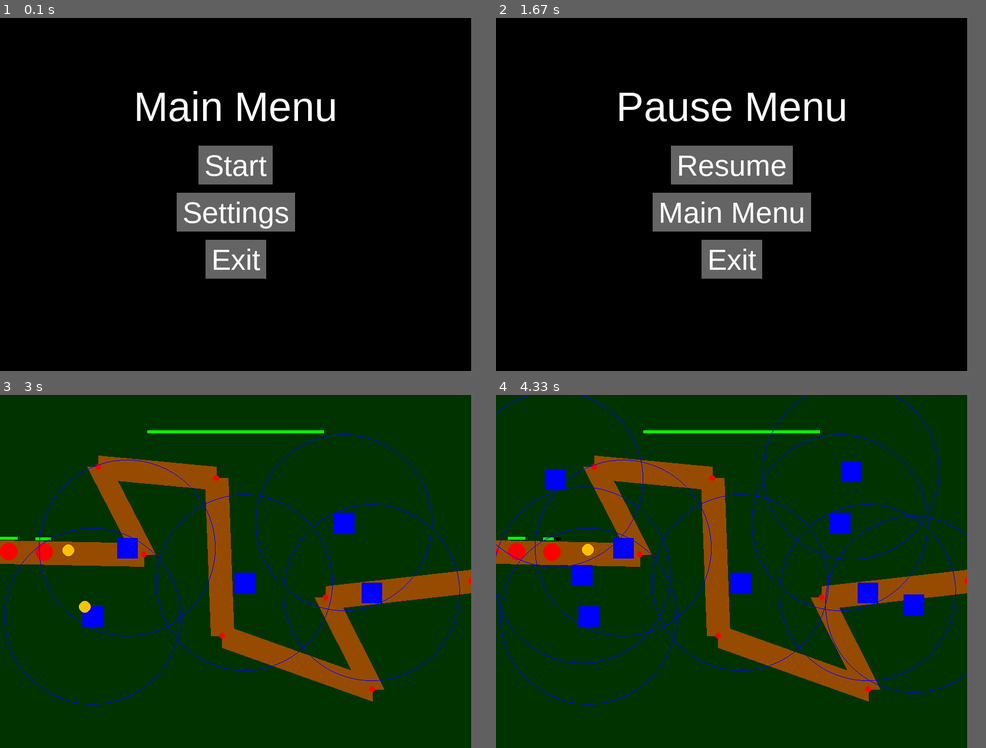
Above: before the commit, frames 1-4 (two rows, left to right).
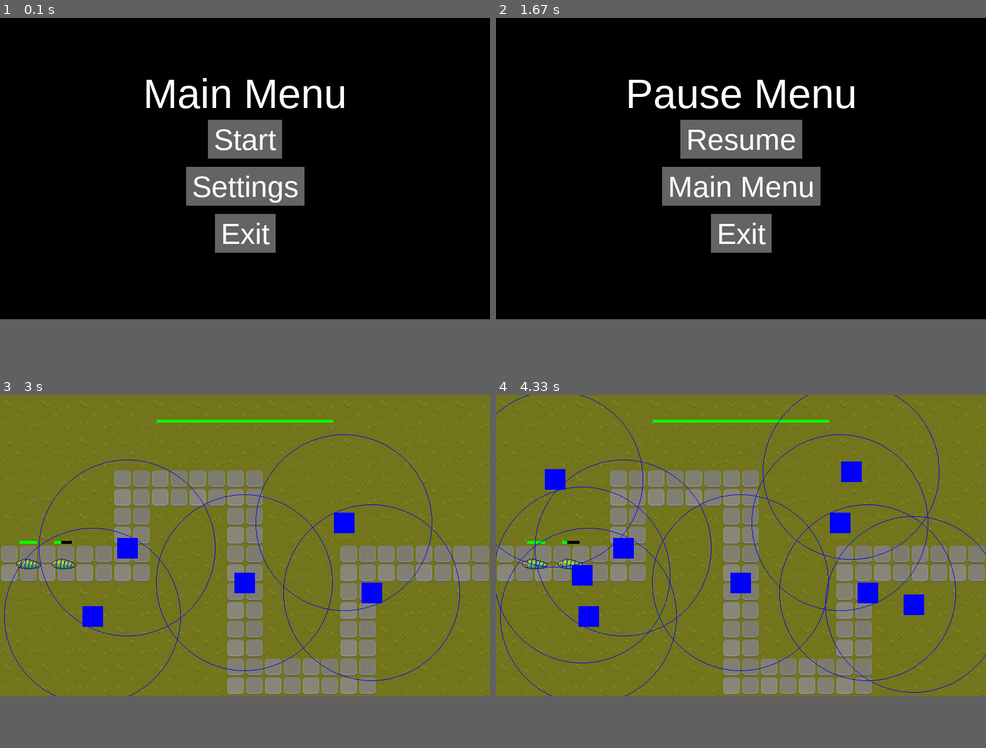
Above: after the commit, the same moments.

Repository: Major9621/PyGame_Tower-Defense
Game: pygame game, started from main.py
The game is run twice, just before and just after one commit, with the same random seed, the same clock (stepped at 60 frames per second) and the same inputs.
Inputs (mouse positions are in pixels of both pictures, inside the frame that each line leads up to):
- Up to frame 1 (0.1 s): no input
- Up to frame 2 (1.67 s): click "Start" at 0.38 s; click (623, 169) at 0.72 s; click (589, 240) at 1.05 s; tap Esc at 1.33 s
- Up to frame 3 (3 s): click "Resume" at 1.72 s; click (245, 582) at 2.05 s; click (372, 592) at 2.38 s; click (343, 522) at 2.72 s
- Up to frame 4 (4.33 s): click (554, 479) at 3.05 s; click (584, 575) at 3.38 s; click (912, 603) at 3.72 s; click (848, 472) at 4.05 s
In our replay, the window is 800x600 before the commit and 832x512 after it. These sizes can differ from the game's own. Grey fills any space a smaller window leaves; there, only what the larger window draws over its background counts as a difference.

The runs differ from the first frame. In frame 1, 8.1% of the frame differs, in the area x 27-71%, y 17-74%; in frame 2, 10%; in frame 3, 80%, in the area x 0-100%, y 0-88%; in frame 4, 79%.

Commit message:
added visuals

Diff:
--- a/core/bullet.py
+++ b/core/bullet.py
@@ -17,7 +17,7 @@
         self.rect.center = self.pos
 
         #Remove itself after 5 seconds
-        if(pygame.time.get_ticks() - self.spawnTime >= 5000):
+        if pygame.time.get_ticks() - self.spawnTime >= 5000:
             bullets.remove(self)
 
     def draw(self, surface):
--- a/core/constants.py
+++ b/core/constants.py
@@ -1,3 +1,5 @@
+import pygame
+
 # Colors
 BLACK = (0, 0, 0)
 WHITE = (255, 255, 255)
@@ -12,12 +14,42 @@
 PURPLE = (102, 0, 51)
 
 # Screen dimensions
-SCREEN_WIDTH = 800
-SCREEN_HEIGHT = 600
+SCREEN_WIDTH = 832
+SCREEN_HEIGHT = 512
 
 # Game settings
 FPS = 60
 PATH_WIDTH = 40
 
+TILE_SIZE = 32
+TILESET_PATH = "assets/map/tile_map_textures.png"
+
+def load_tiles_from_tileset(path, tile_size):
+    tileset = pygame.image.load(path).convert_alpha()
+    print("Tileset loaded:", tileset.get_size())
+    tiles = []
+    tileset_width, tileset_height = tileset.get_size()
+
+    for y in range(0, tileset_height, tile_size):
+        row = []
+        for x in range(0, tileset_width, tile_size):
+            rect = pygame.Rect(x, y, tile_size, tile_size)
+            tile = tileset.subsurface(rect)
+            scaled_tile = pygame.transform.scale2x(tile)
+            row.append(scaled_tile)
+        tiles.append(row)
+    return tiles
+
+
+TILE_TYPES = {}
+
+def init_tile_types(path):
+    global TILE_TYPES
+    tiles = load_tiles_from_tileset(path, TILE_SIZE)
+    TILE_TYPES = {
+        'G': tiles[3][1],
+        'P': tiles[4][0],
+    }
+
 # Enemy settings
-ENEMY_RADIUS = 15
+ENEMY_RADIUS = 30
--- /dev/null
+++ b/core/direction.py
@@ -0,0 +1,7 @@
+from enum import Enum
+
+class Direction(Enum):
+    UP = 0
+    DOWN = 1
+    LEFT = 2
+    RIGHT = 3
--- a/core/enemy.py
+++ b/core/enemy.py
@@ -1,43 +1,101 @@
 import pygame
 import math
-from .constants import RED, GREEN, BLACK, ENEMY_RADIUS
+from .constants import RED, GREEN, BLACK, ENEMY_RADIUS, TILE_SIZE
+from .direction import Direction
 
 class Enemy(pygame.sprite.Sprite):
-    def __init__(self, path):
+    def __init__(self, path, walk_type=None, death_type=None):
         super().__init__()
         self.path = path
         self.path_index = 0
-        self.progress = 0  # Progress along current path segment (0-1)
+        self.progress = 0
         self.speed = 1.0
         self.health = 100
         self.max_health = 100
-        self.position = path[0]
-        self.radius = ENEMY_RADIUS
         self.reached_end = False
         self.value = 10
-        self.color = RED
-        self.image = pygame.Surface((ENEMY_RADIUS, ENEMY_RADIUS))
-        self.rect = self.image.get_rect(center=(self.position[0], self.position[1]))
+        self.direction = Direction.RIGHT
+
+        # Load sprite sheet
+        self.sprite_sheet = pygame.image.load("assets/enemies/Leafbug.png").convert_alpha()
+        self.frame_width = self.sprite_sheet.get_width() // 8
+        self.frame_height = self.sprite_sheet.get_height() // 9
+        self.animation_timer = 0
+        self.animation_speed = 0.15
+        self.frame_index = 0
+        self.state = "walk"
+
+        self.frames = {
+            "walk":{
+                Direction.DOWN: self.load_frames(row=3, count=8),
+                Direction.UP: self.load_frames(row=4, count=8),
+                Direction.LEFT: self.load_frames(row=5, count=8),
+                Direction.RIGHT: self.load_frames(row=5, count=8),
+            },
+            "die":{
+                Direction.DOWN: self.load_frames(row=6, count=8),
+                Direction.UP: self.load_frames(row=7, count=8),
+                Direction.LEFT: self.load_frames(row=8, count=8),
+                Direction.RIGHT: self.load_frames(row=8, count=8),
+            }
+        }
+
+        self.image = self.frames[self.state][self.direction][0]
+        self.rect = self.image.get_rect(center=self.tile_to_pixel(path[0]))
+        self.position = self.rect.center
+
+    def load_frames(self, row, count):
+        frames = []
+        for i in range(count):
+            frame = self.sprite_sheet.subsurface(
+                pygame.Rect(
+                    i * self.frame_width,
+                    row * self.frame_height,
+                    self.frame_width,
+                    self.frame_height
+                )
+            )
+            frames.append(pygame.transform.scale(frame, (ENEMY_RADIUS * 2, ENEMY_RADIUS * 2)))
+        return frames
+
+
+    def tile_to_pixel(self, tile_pos):
+        return (
+            tile_pos[0] * TILE_SIZE * 2 + TILE_SIZE,
+            tile_pos[1] * TILE_SIZE * 2 + TILE_SIZE
+        )
 
     def update(self):
-        if self.reached_end or self.path_index >= len(self.path) - 1:
+        self.animate()
+
+        if self.state == "die":
+            if self.frame_index >= len(self.frames["die"]) - 1:
+                self.kill()
+            return
+
+        if self.reached_end or self.health <= 0:
+            return
+
+        if self.path_index >= len(self.path) - 1:
             self.reached_end = True
             return
 
-        # Get current and next path points
-        start = self.path[self.path_index]
-        end = self.path[self.path_index + 1]
+        start = self.tile_to_pixel(self.path[self.path_index])
+        end = self.tile_to_pixel(self.path[self.path_index + 1])
 
-        # Calculate distance between points
         dx = end[0] - start[0]
         dy = end[1] - start[1]
-        distance = math.sqrt(dx**2 + dy**2)
 
-        # Move along the path
+        if abs(dx) > abs(dy):
+            self.direction = Direction.RIGHT if dx > 0 else Direction.LEFT
+        else:
+            self.direction = Direction.DOWN if dy > 0 else Direction.UP
+
+        distance = math.sqrt(dx ** 2 + dy ** 2)
+
         move_amount = self.speed / distance
         self.progress += move_amount
 
-        # Update position
         self.position = (
             start[0] + dx * self.progress,
             start[1] + dy * self.progress
@@ -46,37 +104,51 @@
         self.rect.center = self.position
 
         if self.progress >= 1:
-            # Move to next segment
             self.progress = 0
             self.path_index += 1
             if self.path_index >= len(self.path) - 1:
                 self.reached_end = True
-                return
 
+    def animate(self):
+        self.animation_timer += self.animation_speed
+        current_frames = self.frames[self.state][self.direction]
 
+        if self.animation_timer >= 1:
+            self.animation_timer = 0
+            if self.state == "die":
+                if self.frame_index < len(current_frames) - 1:
+                    self.frame_index += 1
+            else:
+                self.frame_index = (self.frame_index + 1) % len(current_frames)
+
+        if self.direction == Direction.RIGHT:
+            self.image = pygame.transform.flip(current_frames[self.frame_index], True, False)
+        else:
+            self.image = current_frames[self.frame_index]
 
     def draw(self, surface):
-        # Draw enemy sprite (colored circle for now)
-        pygame.draw.circle(surface, self.color, (int(self.position[0]), int(self.position[1])), self.radius)
+        surface.blit(self.image, self.rect)
 
-        # Draw enemy healthbar
+        # Health bar
         bar_width = 30
         health_percent = self.health / self.max_health
         pygame.draw.rect(surface, BLACK,
-                        (self.position[0] - bar_width//2, self.position[1] - self.radius - 10,
-                        bar_width, 5))
+                         (self.position[0] - bar_width//2, self.position[1] - ENEMY_RADIUS - 10,
+                          bar_width, 5))
         pygame.draw.rect(surface, GREEN,
-                        (self.position[0] - bar_width//2, self.position[1] - self.radius - 10,
-                         int(bar_width * health_percent), 5))
+                         (self.position[0] - bar_width//2, self.position[1] - ENEMY_RADIUS - 10,
+                          int(bar_width * health_percent), 5))
 
     def take_damage(self, damage):
         self.health -= damage
-
-        if self.health <= 0:
+        if self.health <= 0 and self.state != "die":
             self.die()
 
     def die(self):
         self.health = 0
+        self.state = "die"
+        self.frame_index = 0
+        self.animation_timer = 0
 
     def isDead(self):
         return self.health <= 0
--- a/core/enemy_fast.py
+++ b/core/enemy_fast.py
@@ -1,6 +1,8 @@
 from core.enemy import Enemy
 from core.constants import PURPLE
 from pygame import Color
+import pygame
+from .direction import Direction
 
 class FastEnemy(Enemy):
     def __init__(self, path):
@@ -8,4 +10,19 @@
         self.speed = 2.0
         self.health = 50
         self.max_health = 50
-        self.color = Color("aqua")
+        self.sprite_sheet = pygame.image.load("assets/enemies/Scorpion.png").convert_alpha()
+
+        self.frames = {
+            "walk": {
+                Direction.DOWN: self.load_frames(row=3, count=8),
+                Direction.UP: self.load_frames(row=4, count=8),
+                Direction.LEFT: self.load_frames(row=5, count=8),
+                Direction.RIGHT: self.load_frames(row=5, count=8),
+            },
+            "die": {
+                Direction.DOWN: self.load_frames(row=6, count=8),
+                Direction.UP: self.load_frames(row=7, count=8),
+                Direction.LEFT: self.load_frames(row=8, count=8),
+                Direction.RIGHT: self.load_frames(row=8, count=8),
+            }
+        }
--- a/core/enemy_tank.py
+++ b/core/enemy_tank.py
@@ -1,5 +1,7 @@
 from core.enemy import Enemy
 from pygame import Color
+import pygame
+from .direction import Direction
 
 class TankEnemy(Enemy):
     def __init__(self, path):
@@ -7,4 +9,21 @@
         self.speed = 0.5
         self.health = 300
         self.max_health = 300
-        self.color = Color("darkslateblue")
+        self.sprite_sheet =  pygame.image.load("assets/enemies/Magmacrab.png").convert_alpha()
+        self.frame_width = self.sprite_sheet.get_width() // 10
+        self.frame_height = self.sprite_sheet.get_height() // 9
+
+        self.frames = {
+            "walk": {
+                Direction.DOWN: self.load_frames(row=3, count=8),
+                Direction.UP: self.load_frames(row=4, count=8),
+                Direction.LEFT: self.load_frames(row=5, count=8),
+                Direction.RIGHT: self.load_frames(row=5, count=8),
+            },
+            "die": {
+                Direction.DOWN: self.load_frames(row=6, count=10),
+                Direction.UP: self.load_frames(row=7, count=10),
+                Direction.LEFT: self.load_frames(row=8, count=10),
+                Direction.RIGHT: self.load_frames(row=8, count=10),
+            }
+        }
--- a/core/map.py
+++ b/core/map.py
@@ -1,50 +1,19 @@
 import pygame
-import math
-from .constants import GRAY, RED, PATH_WIDTH, BROWN
+from .constants import TILE_SIZE
+import core.constants as cst
+from utils.tilemap_generator import generate_tilemap_from_path
 
 class Map:
-    def __init__(self, path):
-        self.path = path
-        self.path_width = PATH_WIDTH
+    def __init__(self, grid_path):
+        self.grid_path = grid_path
+        self.width = max(x for x, y in grid_path) + 1
+        self.height = max(y for x, y in grid_path) + 1
+        self.tilemap = generate_tilemap_from_path(grid_path, self.width, self.height)
+
 
     def draw(self, surface):
-        for i in range(len(self.path) - 1):
-            start = self.path[i]
-            end = self.path[i + 1]
-
-            dx = end[0] - start[0]
-            dy = end[1] - start[1]
-
-
-            if dx == 0:
-                rect = pygame.Rect(
-                    start[0] - self.path_width // 2,
-                    min(start[1], end[1]),
-                    self.path_width,
-                    abs(dy)
-                )
-                pygame.draw.rect(surface, BROWN, rect)
-
-            elif dy == 0:
-                rect = pygame.Rect(
-                    min(start[0], end[0]) - self.path_width // 2,
-                    start[1] - self.path_width // 2,
-                    abs(dx) + self.path_width,
-                    self.path_width
-                )
-                pygame.draw.rect(surface, BROWN, rect)
-
-            else:
-                pygame.draw.line(surface, BROWN, start, end, self.path_width)
-
-        # Draw path points (for debugging)
-        for point in self.path:
-            pygame.draw.circle(surface, RED, point, 5)
-
-    def get_path_length(self):
-        length = 0
-        for i in range(len(self.path) - 1):
-            x1, y1 = self.path[i]
-            x2, y2 = self.path[i + 1]
-            length += math.sqrt((x2 - x1)**2 + (y2 - y1)**2)
-        return length
+        for y, row in enumerate(self.tilemap):
+            for x, tile in enumerate(row):
+                image = cst.TILE_TYPES.get(tile)
+                if image:
+                    surface.blit(image, (x * TILE_SIZE * 2, y * TILE_SIZE * 2))
--- a/core/screens/gameplay.py
+++ b/core/screens/gameplay.py
@@ -6,7 +6,9 @@
 from core.enemy import Enemy
 from core.player import Player
 from core.turret import Turret
-from core.constants import DARKGREEN,BLACK, WHITE, GRAY, SCREEN_WIDTH, SCREEN_HEIGHT, FPS
+from core.constants import DARKGREEN, BLACK, WHITE, GRAY, SCREEN_WIDTH, SCREEN_HEIGHT, FPS, init_tile_types, \
+    TILESET_PATH
+import core.constants as cst
 import levels.maps as maps
 
 running = True
@@ -19,10 +21,10 @@
     exit_gameplay = False
     pygame.display.set_caption("Play")
     screen = pygame.display.set_mode((SCREEN_WIDTH, SCREEN_HEIGHT))
+    init_tile_types(TILESET_PATH)
     clock = pygame.time.Clock()
     font = pygame.font.SysFont("Arial-Bold", 50)
 
-    game_map = Map(maps.path6)
     #Drawing Buttons
     def draw_button(text, center_pos):
         text_render = font.render(text, True, WHITE)
@@ -118,12 +120,12 @@
 
             pygame.display.update()
 
-    game_map = Map(maps.path6)
+    game_map = Map(maps.grid_path2)
     turrets = []
     enemies = pygame.sprite.Group()
     bullets = pygame.sprite.Group()
 
-    wave_system = WaveManager(lambda cls: enemies.add(cls(game_map.path)))
+    wave_system = WaveManager(lambda cls: enemies.add(cls(game_map.grid_path)))
 
     # Game loop
     player = Player(1000, (SCREEN_WIDTH // 2, SCREEN_HEIGHT // 5))
@@ -160,11 +162,12 @@
             if enemy.reached_end:
                 player.take_damage(50)   #Taking damage if enemy reaches end
                 enemies.remove(enemy)
-            if enemy.health <= 0:
-                enemies.remove(enemy)
+            continue
+            # if enemy.health <= 0:
+            #     enemies.remove(enemy)
 
         for turret in turrets:
-            turret.update(enemies)
+            turret.update([e for e in enemies if e.state != "die"])
 
         for b in bullets:
             b.update(bullets)
@@ -181,6 +184,7 @@
         # Draw everything
         screen.fill(DARKGREEN)
         game_map.draw(screen)
+
         player.draw_health_bar(screen)
         for enemy in enemies:
             enemy.draw(screen)
--- a/core/waveManger.py
+++ b/core/waveManger.py
@@ -17,7 +17,7 @@
         self.time_wave_finished = None
 
         self.enemy_unlock_interval = 2
-        self.unlocked_enemy_types = ["default"]
+        self.unlocked_enemy_types = []
         self.spawn_queue = []
 
     def start_next_wave(self):
@@ -25,7 +25,7 @@
 
             # Unlock new enemy type every 5 waves
             type_keys = list(ENEMY_TYPES.keys())
-            if self.wave_number != 0 and self.wave_number % self.enemy_unlock_interval == 0 and len(self.unlocked_enemy_types) < len(type_keys):
+            if self.wave_number % self.enemy_unlock_interval == 0 and len(self.unlocked_enemy_types) < len(type_keys):
                 new_type = type_keys[len(self.unlocked_enemy_types)]
                 self.unlocked_enemy_types.append(new_type)
                 print(f"[WaveManager] Unlocked enemy type: {new_type}")
--- a/levels/maps.py
+++ b/levels/maps.py
@@ -8,6 +8,15 @@
             (600, 300),
             (800, 300)
         ]
+
+grid_path = [(x // 64, y // 64) for (x, y) in path1]
+grid_path2 = [
+    (0, 4), (3, 4),
+    (3, 2), (6, 2),
+    (6, 7), (9, 7),
+    (9, 4), (12, 4)
+]
+
 path2 = [(0, 318), (162, 311), (248, 105), (404, 160), (391, 435), (560, 467), (556, 301), (800, 277)]
 
 path3 = [(0, 262), (233, 290), (204, 118), (402, 122), (422, 490), (643, 461), (565, 326), (800, 325)]
--- a/main.py
+++ b/main.py
@@ -1,6 +1,7 @@
 import pygame
 import sys
 from core.screens.main_menu import mainMenu
+from core.constants import init_tile_types, TILESET_PATH
 
 running = True
 
@@ -8,7 +9,6 @@
     global running
     if running:
         mainMenu()
-
     pygame.quit()
     sys.exit()
 
--- /dev/null
+++ b/utils/tilemap_generator.py
@@ -0,0 +1,15 @@
+def generate_tilemap_from_path(grid_path, width, height):
+    tilemap = [['G' for _ in range(width)] for _ in range(height)]
+
+    for i in range(len(grid_path) - 1):
+        x1, y1 = grid_path[i]
+        x2, y2 = grid_path[i + 1]
+
+        if x1 == x2:
+            for y in range(min(y1, y2), max(y1, y2) + 1):
+                tilemap[y][x1] = 'P'
+        elif y1 == y2:
+            for x in range(min(x1, x2), max(x1, x2) + 1):
+                tilemap[y1][x] = 'P'
+
+    return tilemap
Binary file added: assets/enemies/Firebug.png
Binary file added: assets/enemies/Leafbug.png
Binary file added: assets/enemies/Magmacrab.png
Binary file added: assets/enemies/Scorpion.png
Binary file added: assets/map/tile_map_textures.png
